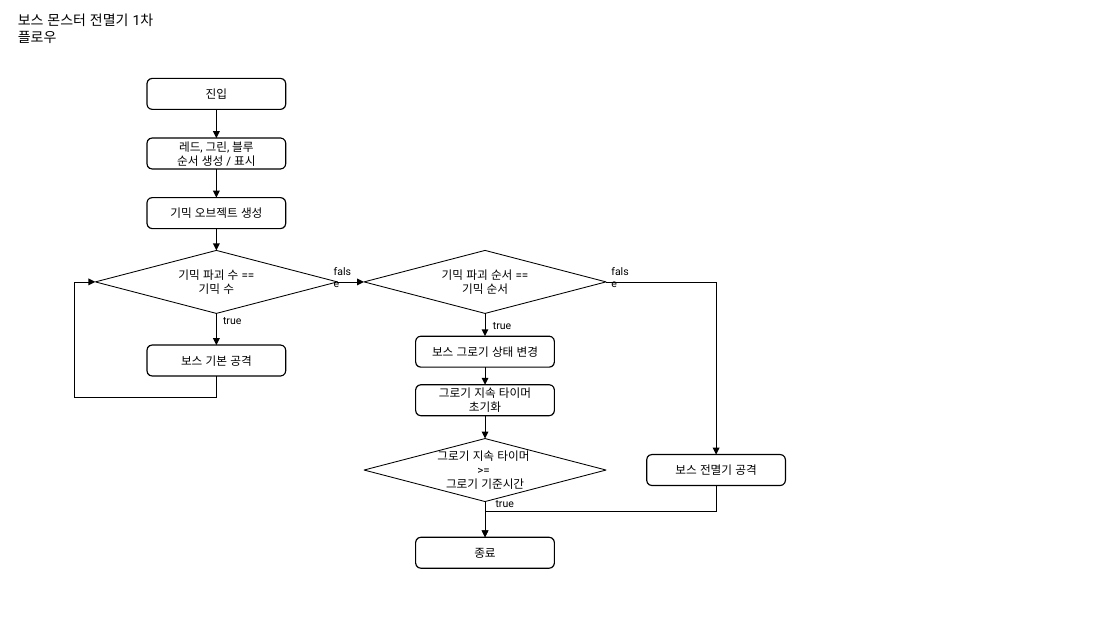
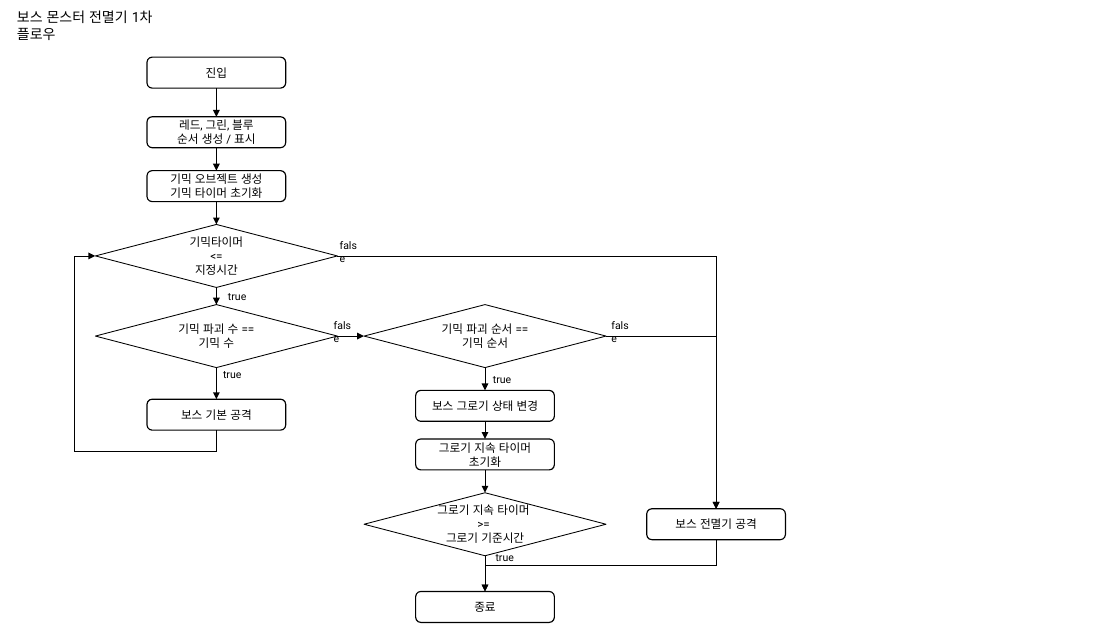
Before and after one commit to haein0303/AlgaeEater, a slide deck: slide 10 of Document/Source/보스 콘텐츠 시스템 UI.pptx. Drawn at 1120x630 pixels with LibreOffice and Linux fonts; fonts in the diff are those of the drawing. Boxes give left, top, right and bottom in pixels: in the first picture for what was removed or moved away, otherwise in the second. Text is boxed around its words. In the diff, an @@ line names an element or a change of style, - is before the commit and + after.

```diff
--- a/Document/Source/보스 콘텐츠 시스템 UI.pptx
+++ b/Document/Source/보스 콘텐츠 시스템 UI.pptx
@@ 2 rounded rectangles, 1 arrow: place and size @@
-2 rounded rectangles, 1 arrow at [147, 78, 286, 169]
+2 rounded rectangles, 1 arrow at [147, 57, 286, 148]
@@ arrow moved from (217, 169) - (217, 197) to (217, 148) - (217, 171) @@
@@ rounded rectangle "기믹 오브젝트 생성": place and size @@
-rounded rectangle "기믹 오브젝트 생성" at [147, 197, 286, 229]
+rounded rectangle "기믹 오브젝트 생성" at [147, 171, 286, 202]
@@ text in rounded rectangle at [170, 187, 262, 198]: paragraph added @@
+기믹 타이머 초기화
@@ arrow moved from (217, 229) - (217, 250) to (217, 202) - (217, 224) @@
@@ elbow arrow moved from (217, 376) - (96, 282) to (217, 430) - (96, 256) @@
@@ group added at [96, 224, 717, 509]: 2 texts, 1 diamond, 1 arrow, 1 elbow arrow @@
+기믹타이머
+<=
+지정시간
+false
+true
@@ 6 arrows, 5 rounded rectangles, 5 texts, 3 diamonds, 2 elbow arrows: place and size @@
-6 arrows, 5 rounded rectangles, 5 texts, 3 diamonds, 2 elbow arrows at [96, 250, 786, 569]
+6 arrows, 5 rounded rectangles, 5 texts, 3 diamonds, 2 elbow arrows at [96, 305, 786, 623]
```
Also in this commit, not shown: 1 other slide changed, 2 slides added, 5 other files.
